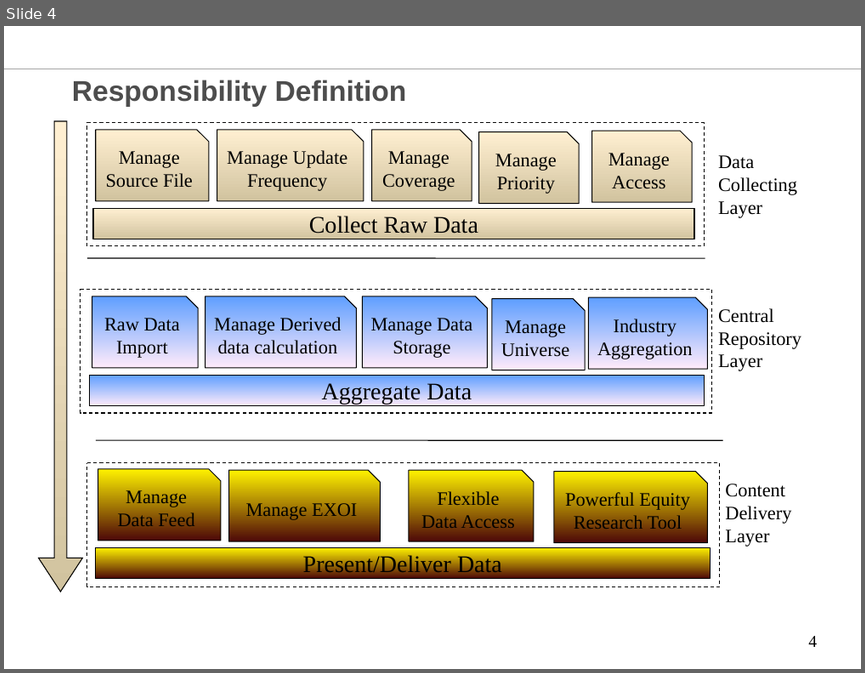
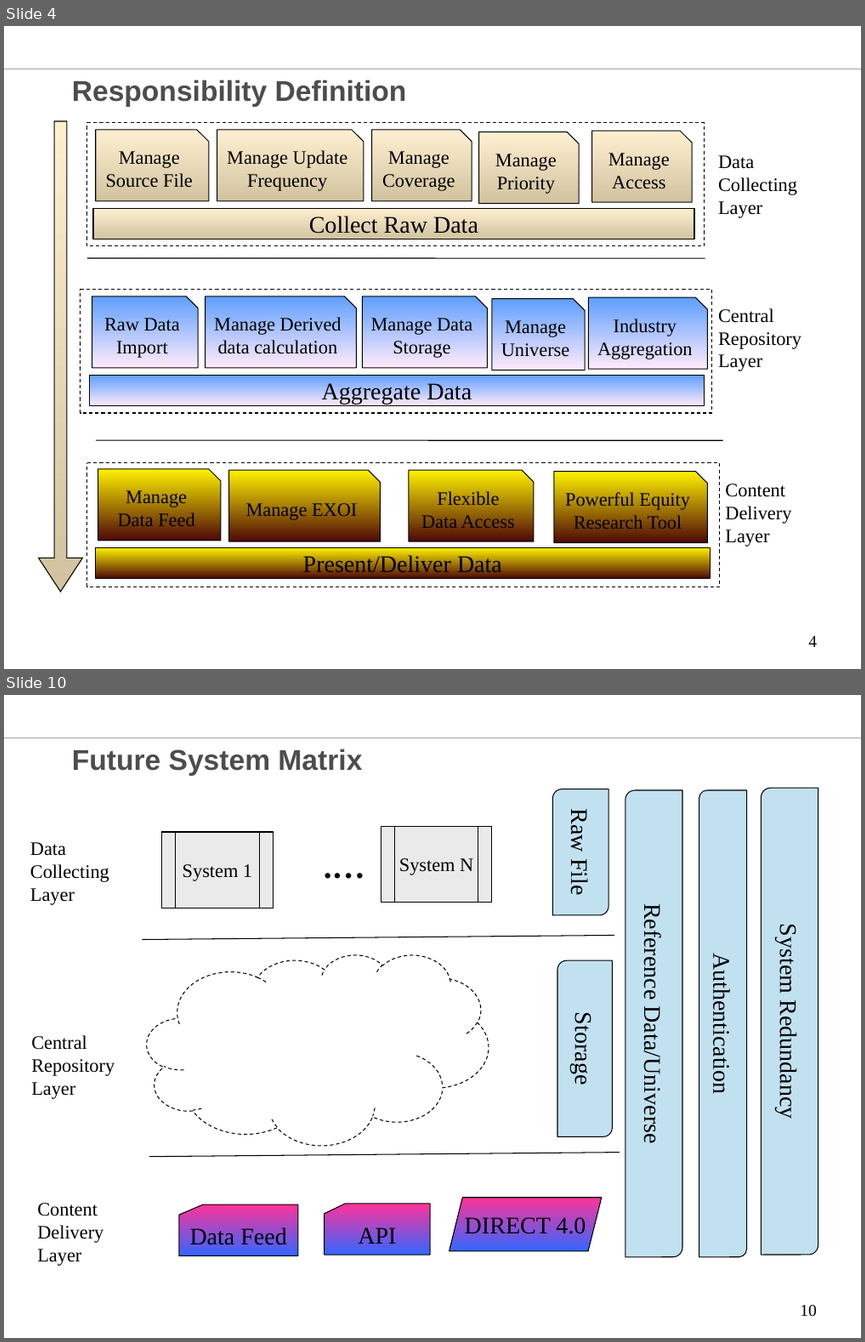
Before and after one commit to chenglx/myenv, a slide deck: Equity Data Technology Vision.ppt. Shown one above the other, each under a label of ours: slide 4 before the commit, slides 4 and 10 after it; the slides between them are not shown. The pictures are 865x673 and 865x1342 pixels, drawn with LibreOffice and Linux fonts; fonts in the diff are those of the drawing; background and template pictures are left out. Boxes give left, top, right and bottom in pixels: in the first picture for what was removed or moved away, otherwise in the second. Text is boxed around its words. In the diff, an @@ line names an element or a change of style, - is before the commit and + after.

```diff
--- a/Equity Data Technology Vision.ppt
+++ b/Equity Data Technology Vision.ppt
@@ slide 10 added at (4,695,861,1338), background #FFFFFF; not listed: 1 template element that a slide beside it also shows @@
@@ title added at (72,749,362,776), 24 pt, text #4D4D4D, bold @@
+Future System Matrix
@@ freeform shape added at (552,789,608,915), fill #C2E1F0, outline #000000 0.74 pt, 20 pt, text #000000 @@
+Raw File
@@ freeform shape added at (625,790,682,1256), fill #C2E1F0, outline #000000 0.74 pt, 20 pt, text #000000 @@
+Reference Data/Universe
@@ freeform shape added at (698,790,747,1256), fill #C2E1F0, outline #000000 0.74 pt, 20 pt, text #000000 @@
+Authentication
@@ freeform shape added at (760,788,818,1253), fill #C2E1F0, outline #000000 0.74 pt, 20 pt, text #000000 @@
+System Redundancy
@@ text added at (30,842,109,905), 16 pt, text #000000 @@
+Data Collecting Layer
@@ flow chart predefined process added at (161,832,273,908), fill #EAEAEA, outline #000000 0.74 pt, 16 pt, text #000000 @@
+System 1
@@ text added at (309,840,381,890), 28 pt, text #000000, bold @@
+.…
@@ flow chart predefined process added at (381,826,493,902), fill #EAEAEA, outline #000000 0.74 pt, 16 pt, text #000000 @@
+System N
@@ line added from (142, 939) to (615, 935), #000000 0.74 pt @@
@@ freeform shape added at (147,954,489,1145), outline #000000 0.74 pt dashed @@
@@ freeform shape added at (557,960,613,1137), fill #C2E1F0, outline #000000 0.74 pt, 20 pt, text #000000 @@
+Storage
@@ text added at (31,1035,114,1099), 16 pt, text #000000 @@
+Central Repository Layer
@@ line added from (148, 1156) to (619, 1151), #000000 0.74 pt @@
@@ text added at (37,1202,103,1265), 16 pt, text #000000 @@
+Content Delivery Layer
@@ flow chart punched card added at (179,1204,298,1255), fill gradient #FF3399 to #3366FF, outline #000000 0.74 pt, 20 pt, text #000000 @@
+Data Feed
@@ flow chart punched card added at (324,1203,431,1254), fill gradient #FF3399 to #3366FF, outline #000000 0.74 pt, 20 pt, text #000000 @@
+API
@@ parallelogram added at (449,1197,602,1251), fill gradient #FF3399 to #3366FF, outline #000000 0.74 pt, 20 pt, text #000000 @@
+DIRECT 4.0
@@ page number added at (800,1304,817,1316), 14 pt, text #000000 @@
+10
```
Also in this commit, not shown: 2 slides changed, 4 other slides added.
